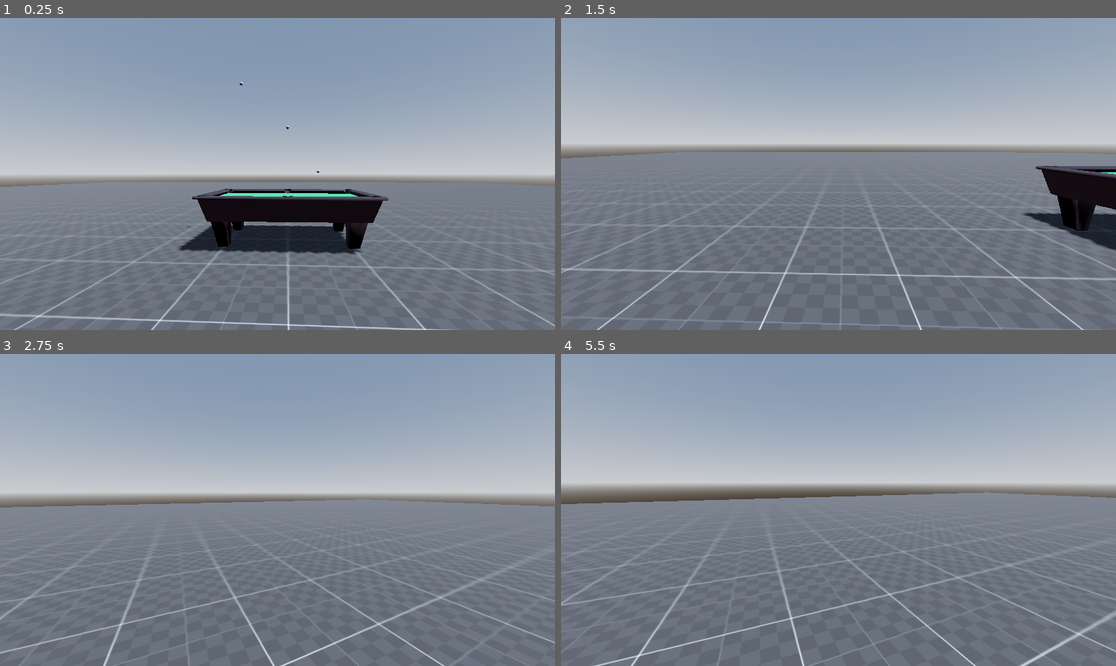
Above: before the commit, frames 1-4 (two rows, left to right).
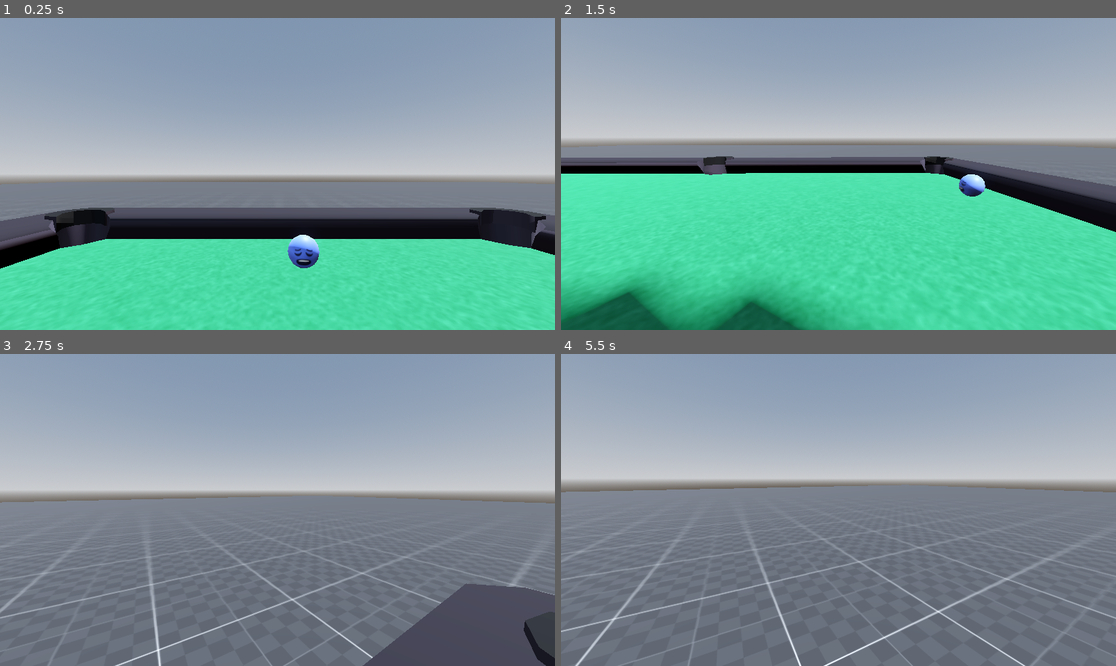
Above: after the commit, the same moments.

Repository: maximosdrr/9-die
Game: Godot game, scene res://Main.tscn
The game is run twice, just before and just after one commit, with the same random seed, the same clock (stepped at 60 frames per second) and the same inputs.
Inputs (mouse positions are in pixels of both pictures, inside the frame that each line leads up to):
- Up to frame 1 (0.25 s): no input
- Up to frame 2 (1.5 s): move the mouse to (960, 158) at 0.52 s; hold D (move_right) 0.53-1.28 s; click (960, 158) at 0.6 s; move the mouse to (810, 174) at 1.27 s; hold W (move_forward) from 1.28 s (still down); click (810, 174) at 1.35 s
- Up to frame 3 (2.75 s): keep holding W (move_forward); move the mouse to (288, 503) at 2.02 s; click (288, 503) at 2.1 s
- Up to frame 4 (5.5 s): keep holding W (move_forward); move the mouse to (832, 516) at 2.77 s; click (832, 516) at 2.85 s; move the mouse to (877, 513) at 3.52 s; click (877, 513) at 3.6 s; move the mouse to (794, 506) at 4.27 s; click (794, 506) at 4.35 s; move the mouse to (844, 510) at 5.02 s; click (844, 510) at 5.1 s

The runs differ from the first frame. In frame 1, 40% of the frame differs, in the area x 0-100%, y 20-100%; in frame 2, 58%, in the area x 0-100%, y 38-100%; in frame 3, 12%; in frame 4, 8.6%.

Commit message:
fix: game physics

Diff:
--- a/Features/Balls/Ball.gd
+++ b/Features/Balls/Ball.gd
@@ -2,10 +2,18 @@
 extends RigidBody3D
 
 @export var data: BallResource
+@onready var label_3d: Label3D = $Label3D
+
+func _update_label():
+	var message = "Ball bounce: %s\nBall Friction %s" % [physics_material_override.bounce, physics_material_override.friction]
+	label_3d.text = message
+
+func _process(_delta: float) -> void:
+	_update_label()
 
 func _ready() -> void:
 	if data == null:
-		push_warning("BallPhysics has no Ball resource assigned.")
+		push_warning("Ball has no BallResource assigned.")
 		return
 
 	if data.model != null:
@@ -13,38 +21,24 @@
 
 	mass = data.mass
 	gravity_scale = data.gravity_scale
+
 	linear_damp = data.linear_damp
 	angular_damp = data.angular_damp
-	continuous_cd = data.continous_cd
+
+	#Should be false. If you turn it into true, frontal collisions will start seem heavy
+	continuous_cd = false
 	can_sleep = data.can_sleep
+
+	physics_material_override.bounce = data.bounce
+	physics_material_override.friction = data.friction
 
 	add_to_group(Groups.BALL)
 
-func _integrate_forces(state: PhysicsDirectBodyState3D) -> void:
-	_apply_table_friction(state)
-
-func _apply_table_friction(state: PhysicsDirectBodyState3D) -> void:
-	if state.get_contact_count() == 0:
-		return
-
-	var v := state.linear_velocity
-	var v_xz := Vector3(v.x, 0.0, v.z)
-	var speed := v_xz.length()
-
-	if speed < data.stop_speed:
-		state.linear_velocity = Vector3(0.0, v.y, 0.0)
-		return
-
-	var decel := data.roll_drag * state.step
-	var new_speed = max(0.0, speed - decel)
-	var new_v_xz = v_xz.normalized() * new_speed
-
-	state.linear_velocity = Vector3(new_v_xz.x, v.y, new_v_xz.z)
-
-func strike(direction: Vector3, power: float, hit_offset: Vector3 = Vector3.ZERO) -> void:
+func strike(direction: Vector3, power: float, hit_offset_local: Vector3 = Vector3.ZERO) -> void:
 	var dir := Vector3(direction.x, 0.0, direction.z)
 	if dir.length_squared() < 0.0001 or power <= 0.0:
 		return
 
 	var impulse := dir.normalized() * power
-	apply_impulse(impulse, hit_offset)
+	var hit_offset_world := global_transform.basis * hit_offset_local
+	apply_impulse(impulse, hit_offset_world)
--- a/Features/Balls/Ball.tscn
+++ b/Features/Balls/Ball.tscn
@@ -3,16 +3,24 @@
 [ext_resource type="Script" uid="uid://crufycb4ylox5" path="res://Features/Balls/Ball.gd" id="1_eusg5"]
 
 [sub_resource type="PhysicsMaterial" id="PhysicsMaterial_n5t01"]
-friction = 0.2
-bounce = 0.4
+friction = 0.4
+bounce = 0.85
 
 [sub_resource type="SphereShape3D" id="SphereShape3D_bodf6"]
 radius = 0.028631873
 
-[node name="WhiteBall" type="RigidBody3D"]
+[node name="Ball" type="RigidBody3D"]
+collision_layer = 4
+collision_mask = 5
 physics_material_override = SubResource("PhysicsMaterial_n5t01")
 script = ExtResource("1_eusg5")
 metadata/_custom_type_script = "uid://crufycb4ylox5"
 
 [node name="CollisionShape3D" type="CollisionShape3D" parent="."]
 shape = SubResource("SphereShape3D_bodf6")
+
+[node name="Label3D" type="Label3D" parent="."]
+transform = Transform3D(0.41786087, 0, 0, 0, 0.29796404, 0, 0, 0, 1, 0, 0.13728881, 0)
+visible = false
+text = "XXXXXX
+XXXX"
--- a/Features/Balls/BallResource.gd
+++ b/Features/Balls/BallResource.gd
@@ -5,8 +5,9 @@
 @export var gravity_scale := 1.0
 @export var linear_damp := 0.3
 @export var angular_damp := 0.3
-@export var continous_cd := true
 @export var can_sleep := true
+@export var friction := 0.4
+@export var bounce := 0.85
 
 @export var roll_drag: float = 0.6
 @export var stop_speed: float = 0.2
--- a/Features/Balls/Resources/PrototypeBall.tres
+++ b/Features/Balls/Resources/PrototypeBall.tres
@@ -6,7 +6,7 @@
 [resource]
 script = ExtResource("2_cumvy")
 name = "PrototypeBall"
-linear_damp = 0.3
-angular_damp = 0.3
+angular_damp = 0.6
+bounce = 0.93
 model = ExtResource("1_cumvy")
 metadata/_custom_type_script = "uid://b18ax0wydcqg1"
--- a/Features/Balls/Resources/WhiteBall.tres
+++ /dev/null
@@ -1,10 +0,0 @@
-[gd_resource type="Resource" script_class="BallResource" load_steps=3 format=3 uid="uid://clvpbtspke3bh"]
-
-[ext_resource type="PackedScene" uid="uid://bhjlnqgqhyfnc" path="res://Assets/Balls/White/WhiteBall.glb" id="1_rmvlx"]
-[ext_resource type="Script" uid="uid://b18ax0wydcqg1" path="res://Features/Balls/BallResource.gd" id="2_rmvlx"]
-
-[resource]
-script = ExtResource("2_rmvlx")
-name = "WhiteBall"
-model = ExtResource("1_rmvlx")
-metadata/_custom_type_script = "uid://b18ax0wydcqg1"
--- a/Features/Spec/Spec.gd
+++ b/Features/Spec/Spec.gd
@@ -1,10 +1,9 @@
 extends CharacterBody3D
 
 
-const SPEED = 5.0
 const JUMP_VELOCITY = 4.5
 var gravity = 12
-var speed = 3
+var speed = 1
 
 @export var camera: Camera3D
 @export var camera_pivot: CameraPivot
@@ -18,7 +17,7 @@
 	else:
 		velocity.y = 0
 
-	var input_dir := Input.get_vector( "move_backward", "move_forward", "move_left", "move_right")
+	var input_dir := Input.get_vector( "move_right", "move_left", "move_backward", "move_forward")
 
 	var _basis := camera_pivot.basis.orthonormalized()
 	var direction := (_basis * Vector3(-input_dir.x, 0, -input_dir.y)).normalized()
@@ -50,4 +49,6 @@
 			if collider.is_in_group(Groups.BALL):
 				var ball = collider as Ball
 				var cue_direction = _get_cue_direction()
+				#PERFECT FRONTAL COLLISION
+				#var test = Vector3(-0.001102, -0.301967, 0.953318)
 				ball.strike(cue_direction, cue_strength)
--- a/Features/Spec/Spec.tscn
+++ b/Features/Spec/Spec.tscn
@@ -5,11 +5,12 @@
 
 [sub_resource type="CapsuleShape3D" id="CapsuleShape3D_qhdlv"]
 radius = 0.14160156
-height = 1.4960136
+height = 1.2376049
 
 [sub_resource type="CapsuleMesh" id="CapsuleMesh_qhdlv"]
 
 [node name="Spec" type="CharacterBody3D" node_paths=PackedStringArray("camera", "camera_pivot", "cue", "model")]
+collision_layer = 2
 script = ExtResource("1_lmw26")
 camera = NodePath("Body/CameraPivot/Camera3D")
 camera_pivot = NodePath("Body/CameraPivot")
@@ -18,11 +19,11 @@
 cue_strength = 0.5
 
 [node name="CollisionShape3D" type="CollisionShape3D" parent="."]
-transform = Transform3D(1, 0, 0, 0, 1, 0, 0, 0, 1, 0, -0.0010771751, 0)
+transform = Transform3D(1, 0, 0, 0, 1, 0, 0, 0, 1, 0, 0.006961465, 0)
 shape = SubResource("CapsuleShape3D_qhdlv")
 
 [node name="Body" type="Node3D" parent="."]
-transform = Transform3D(0.61873686, 0, 0, 0, 0.7268667, 0, 0, 0, 0.5315552, 0, 0, 0)
+transform = Transform3D(0.61873686, 0, 0, 0, 0.6075876, 0, 0, 0, 0.44892848, 0, 0, 0)
 
 [node name="Model3D" type="MeshInstance3D" parent="Body"]
 mesh = SubResource("CapsuleMesh_qhdlv")
@@ -38,3 +39,4 @@
 
 [node name="RayCast3D" type="RayCast3D" parent="Body/CameraPivot/Camera3D"]
 transform = Transform3D(1.5000608, 0, 0, 0, -7.841632e-08, -0.99999994, 0, 1.7939563, -4.3711385e-08, 0, 0, -0.32302153)
+collision_mask = 4
--- a/Features/Tables/Models/GreenTable.tscn
+++ b/Features/Tables/Models/GreenTable.tscn
@@ -51,6 +51,8 @@
 size = Vector3(0.00982666, 0.07455862, 1.1678267)
 
 [node name="GreenTable" type="StaticBody3D"]
+collision_layer = 4
+collision_mask = 5
 physics_material_override = SubResource("PhysicsMaterial_uhai5")
 
 [node name="Model3D" type="MeshInstance3D" parent="."]
--- a/Features/Tables/Table.gd
+++ b/Features/Tables/Table.gd
@@ -3,8 +3,8 @@
 @export var table_name: String = "Table"
 @export var model: PackedScene
 
-@export var friction := 0.7
-@export var bounce := 0.0
+@export var friction := 0.5
+@export var bounce := 0.03
 
 #P, R, S
 @export var position: Vector3 = Vector3(0.0, 0.0, 0.0)
--- a/Levels/PrototypeLevel/Prototype.tscn
+++ b/Levels/PrototypeLevel/Prototype.tscn
@@ -48,6 +48,7 @@
 mesh = SubResource("PlaneMesh_fnkl4")
 
 [node name="StaticBody3D" type="StaticBody3D" parent="MeshInstance3D"]
+collision_mask = 2
 
 [node name="CollisionShape3D" type="CollisionShape3D" parent="MeshInstance3D/StaticBody3D"]
 transform = Transform3D(1, 0, 0, 0, 1, 0, 0, 0, 1, 0.036132813, 0.0048828125, 0.10045624)
@@ -56,16 +57,16 @@
 [node name="GreenTable" parent="." instance=ExtResource("2_5rn6i")]
 
 [node name="PrototypeBall" parent="GreenTable" instance=ExtResource("3_4e5w7")]
-transform = Transform3D(1, 0, 0, 0, 1, 0, 0, 0, 1, 0, 2.9697213, 0.81490916)
+transform = Transform3D(1, 0, 0, 0, 1, 0, 0, 0, 1, 0, 1, 0.8)
 data = ExtResource("5_rxpk7")
 
 [node name="PrototypeBall1" parent="GreenTable" instance=ExtResource("3_4e5w7")]
-transform = Transform3D(1, 0, 0, 0, 1, 0, 0, 0, 1, 0, 2.1942391, 0)
+transform = Transform3D(1, 0, 0, 0, 1, 0, 0, 0, 1, 0, 1, -1)
 data = ExtResource("5_rxpk7")
 
 [node name="PrototypeBall2" parent="GreenTable" instance=ExtResource("3_4e5w7")]
-transform = Transform3D(1, 0, 0, 0, 1, 0, 0, 0, 1, 0, 1.428616, -0.52511317)
+transform = Transform3D(1, 0, 0, 0, 1, 0, 0, 0, 1, 0, 1, 0.1)
 data = ExtResource("5_rxpk7")
 
 [node name="Spec" parent="." instance=ExtResource("5_s6lm4")]
-transform = Transform3D(-0.047193676, 0, 0.99888575, 0, 1, 0, -0.99888575, 0, -0.047193676, 3.7670116, 0.71248436, 0)
+transform = Transform3D(1, 0, 0, 0, 1, 0, 0, 0, 1, -0.047, 0.712, -0.43786854)
--- a/project.godot
+++ b/project.godot
@@ -47,7 +47,15 @@
 ]
 }
 
+[layer_names]
+
+3d_physics/layer_1="Ground"
+3d_physics/layer_2="Player"
+3d_physics/layer_3="Object"
+
 [physics]
 
+common/physics_ticks_per_second=120
 common/physics_jitter_fix=1.0
+3d/solver/solver_iterations=24
 common/physics_interpolation=true
